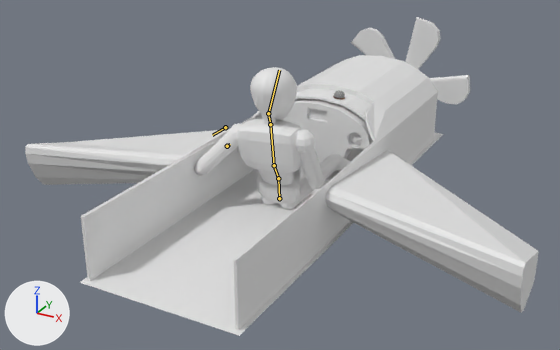
An edit to the Blender file caracters/forWill.blend, drawn before and after from the same camera.
One viewpoint serves both versions: a camera (50 mm lens) standing at (4.9, -11.63, 4.97) and looking at (-0.41, -1.98, 0.14). Arrows for +X, +Y and +Z are at lower left; the lights stay in place. The first picture is the older version. Both versions are drawn at frame 86 of the action 'dummyAction'; the numbers are the values there. The bones that change are drawn over the model as lines.

Names of what the first picture shows: 'belly', 'biceps', 'chest', 'cockpit', 'cockpit.001', 'elbowJoint', 'head', 'hips', 'legs', 'neck', 'shoulderJoint' and 5 more.
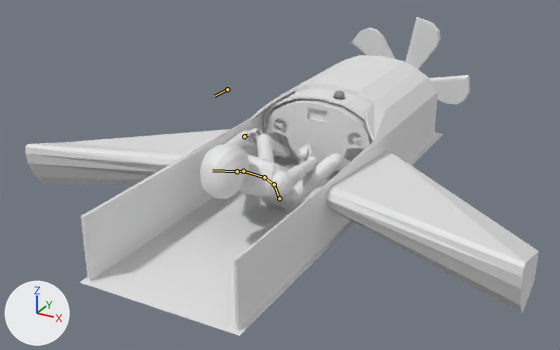
Scene script edits in JSON lines:
```json
{"block": "bone_handik_l", "where": "bone_handik_l = bpy.data.objects['dummy'].pose.bones['handIK.L']  # child of 'root'"}
{"op": "set", "path": "bone_handik_l.location", "old": "(-0.512, -0.804, -0.97)", "new": "(-0.232, -0.81, -0.97)"}
{"block": "bone_targetarmik_l", "where": "bone_targetarmik_l = bpy.data.objects['dummy'].pose.bones['targetArmIk.L']  # child of 'root'"}
{"op": "set", "path": "bone_targetarmik_l.location", "old": "(1.256, 0.163, -0.22)", "new": "(0.958, 0.036, -0.172)"}
{"block": "bone_hipsspine", "where": "bone_hipsspine = bpy.data.objects['dummy'].pose.bones['hipsSpine']  # child of 'centerOfMass'"}
{"op": "set", "path": "bone_hipsspine.rotation_quaternion", "old": "(0.99, 0.142, 0.0, 0.0)", "new": "(0.94, 0.341, 0.0, 0.0)", "note": "degrees (16, 0, 0) -> degrees (40, 0, 0)"}
{"block": "bone_spine_001", "where": "bone_spine_001 = bpy.data.objects['dummy'].pose.bones['spine.001']  # child of 'hipsSpine'"}
{"op": "set", "path": "bone_spine_001.rotation_quaternion", "old": "(0.991, 0.12, 0.041, -0.046)", "new": "(0.998, 0.059, 0.0, 0.0)", "note": "degrees (14, 5, -5) -> degrees (7, 0, 0)"}
{"block": "bone_torsospine", "where": "bone_torsospine = bpy.data.objects['dummy'].pose.bones['torsoSpine']  # child of 'spine.001'"}
{"op": "set", "path": "bone_torsospine.rotation_quaternion", "old": "(0.967, 0.246, 0.012, -0.048)", "new": "(0.995, -0.105, 0.0, 0.0)", "note": "degrees (28, 3, -5) -> degrees (-12, 0, 0)"}
{"block": "bone_neck", "where": "bone_neck = bpy.data.objects['dummy'].pose.bones['neck']  # child of 'torsoSpine'"}
{"op": "set", "path": "bone_neck.rotation_quaternion", "old": "(0.982, 0.0, -0.192, 0.0)", "new": "(1.0, 0.0, 0.0, 0.0)", "note": "degrees (0, -22, 0) -> degrees (0, 0, 0)"}
{"block": "bone_head", "where": "bone_head = bpy.data.objects['dummy'].pose.bones['head']  # child of 'neck'"}
{"op": "set", "path": "bone_head.rotation_quaternion", "old": "(0.987, 0.155, 0.0, 0.0)", "new": "(0.995, -0.096, 0.0, 0.0)", "note": "degrees (18, 0, 0) -> degrees (-11, 0, 0)"}
```

Pixel boxes (x1, y1, x2, y2) of what changed, in the pictures (560 x 350 px):
```json
{"object": "head", "change": "posed", "before": [250, 67, 297, 119], "after": [200, 144, 249, 199]}
{"object": "chest", "change": "posed", "before": [237, 119, 302, 173], "after": [238, 155, 288, 196]}
{"object": "biceps", "change": "posed", "before": [197, 130, 324, 186], "after": [288, 166, 305, 185], "on screen": "mostly hidden afterwards"}
{"object": "shoulderJoint", "change": "posed", "before": [229, 123, 315, 153], "after": [271, 170, 293, 195]}
{"object": "hips", "change": "posed", "before": [257, 176, 300, 204], "after": [259, 186, 298, 207]}
{"object": "elbowJoint", "change": "posed", "before": [194, 164, 324, 189], "on screen": "not visible afterwards"}
{"object": "neck", "change": "posed", "before": [261, 113, 275, 125], "on screen": "not visible afterwards"}
{"bone": "handIK.L", "before": "(227, 146) to (230, 144)", "after": "(244, 136) to (247, 135)"}
{"bone": "targetArmIk.L", "before": "(225, 127) to (212, 135)", "after": "(227, 89) to (214, 96)"}
{"bone": "hipsSpine", "before": "(279, 198) to (278, 178)", "after": "(279, 198) to (274, 184)"}
{"bone": "spine.001", "before": "(278, 178) to (274, 165)", "after": "(274, 184) to (264, 177)"}
{"bone": "torsoSpine", "before": "(274, 165) to (270, 124)", "after": "(264, 177) to (243, 171)"}
{"bone": "neck", "before": "(270, 124) to (268, 113)", "after": "(243, 171) to (237, 171)"}
{"bone": "head", "before": "(268, 113) to (279, 70)", "after": "(237, 171) to (212, 170)"}
```
